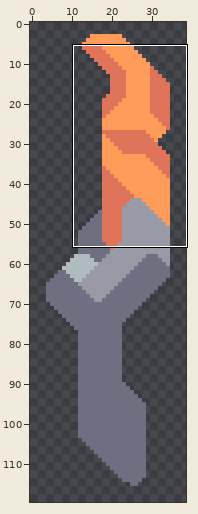
Edited in one commit: sprite sheet (sprites/units/t5/ragnarek/ragnarek-weapon1-blade.png). The picture above shows the old version from afar; the outline marks the close-up.
Close-up. Old version:
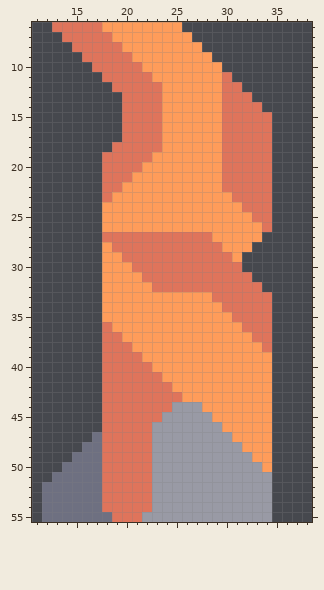
The file is 40x130 pixels. Shown: x 11..38, y 6..55. The wide view leaves out empty margins.
The same view after the edit:
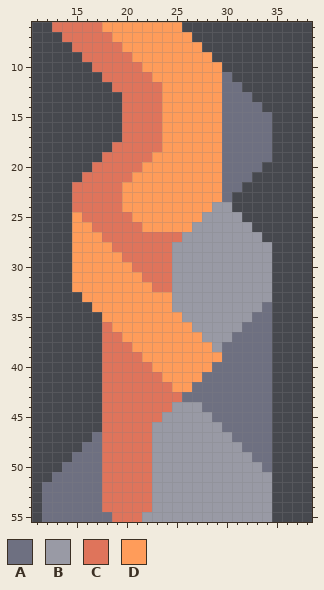
Palette (. is transparent): A #6e7081  B #999aa5  C #df745b  D #ff9c5a
Change:
{"y":11,"x":30,"old":"C","new":"A"}
{"y":12,"x":30,"old":"CC","new":"AA"}
{"y":13,"x":30,"old":"CCC","new":"AAA"}
{"y":14,"x":30,"old":"CCCC","new":"AAAA"}
{"y":15,"x":30,"old":"CCCCC","new":"AAAAA"}
{"y":16,"x":30,"old":"CCCCC","new":"AAAAA"}
{"y":17,"x":30,"old":"CCCCC","new":"AAAAA"}
{"y":18,"x":30,"old":"CCCCC","new":"AAAAA"}
{"y":19,"x":30,"old":"CCCCC","new":"AAAAA"}
{"y":20,"x":17,"old":".","new":"C"}
{"y":20,"x":30,"old":"CCCCC","new":"AAAA."}
{"y":21,"x":16,"old":"..","new":"CC"}
{"y":21,"x":30,"old":"CCCCC","new":"AAA.."}
{"y":22,"x":15,"old":"...","new":"CCC"}
{"y":22,"x":30,"old":"CCCCC","new":"AA..."}
{"y":23,"x":15,"old":"...","new":"CCC"}
{"y":23,"x":19,"old":"D","new":"C"}
{"y":23,"x":30,"old":"DCCCC","new":"A...."}
{"y":24,"x":15,"old":"...DD","new":"CCCCC"}
{"y":24,"x":29,"old":"DDDCCC","new":"BB...."}
{"y":25,"x":15,"old":"...DDD","new":"DCCCCC"}
{"y":25,"x":28,"old":"DDDDDCC","new":"BBBB..."}
{"y":26,"x":15,"old":"...DDDD","new":"DDCCCCC"}
{"y":26,"x":27,"old":"DDDDDDDC","new":"BBBBBB.."}
{"y":27,"x":15,"old":"...","new":"DDD"}
{"y":27,"x":26,"old":"CCCDDDDD","new":"BBBBBBBB"}
{"y":28,"x":15,"old":"...","new":"DDD"}
{"y":28,"x":25,"old":"CCCCCDDD..","new":"BBBBBBBBBB"}
{"y":29,"x":15,"old":"...","new":"DDD"}
{"y":29,"x":25,"old":"CCCCCCD...","new":"BBBBBBBBBB"}
{"y":30,"x":15,"old":"...","new":"DDD"}
{"y":30,"x":25,"old":"CCCCCCC...","new":"BBBBBBBBBB"}
{"y":31,"x":15,"old":"...","new":"DDD"}
{"y":31,"x":25,"old":"CCCCCCCC..","new":"BBBBBBBBBB"}
{"y":32,"x":15,"old":"...","new":"DDD"}
{"y":32,"x":25,"old":"CCCCCCCCC.","new":"BBBBBBBBBB"}
{"y":33,"x":16,"old":"..","new":"DD"}
{"y":33,"x":25,"old":"DDDDCCCCCC","new":"BBBBBBBBBB"}
{"y":34,"x":17,"old":".","new":"D"}
{"y":34,"x":25,"old":"DDDDDCCCCC","new":"BBBBBBBBBA"}
{"y":35,"x":26,"old":"DDDDDCCCC","new":"BBBBBBBAA"}
{"y":36,"x":27,"old":"DDDDDCCC","new":"BBBBBAAA"}
{"y":37,"x":28,"old":"DDDDDCC","new":"BBBAAAA"}
{"y":38,"x":29,"old":"DDDDDC","new":"BAAAAA"}
{"y":39,"x":30,"old":"DDDDD","new":"AAAAA"}
{"y":40,"x":29,"old":"DDDDDD","new":"AAAAAA"}
{"y":41,"x":28,"old":"DDDDDDD","new":"AAAAAAA"}
{"y":42,"x":27,"old":"DDDDDDDD","new":"AAAAAAAA"}
{"y":43,"x":26,"old":"DDDDDDDDD","new":"AAAAAAAAA"}
{"y":44,"x":28,"old":"DDDDDDD","new":"AAAAAAA"}
{"y":45,"x":29,"old":"DDDDDD","new":"AAAAAA"}
{"y":46,"x":30,"old":"DDDDD","new":"AAAAA"}
{"y":47,"x":31,"old":"DDDD","new":"AAAA"}
{"y":48,"x":32,"old":"DDD","new":"AAA"}
{"y":49,"x":33,"old":"DD","new":"AA"}
{"y":50,"x":34,"old":"D","new":"A"}
{"label":"changed","picture_box":[72,72,272,472]}
